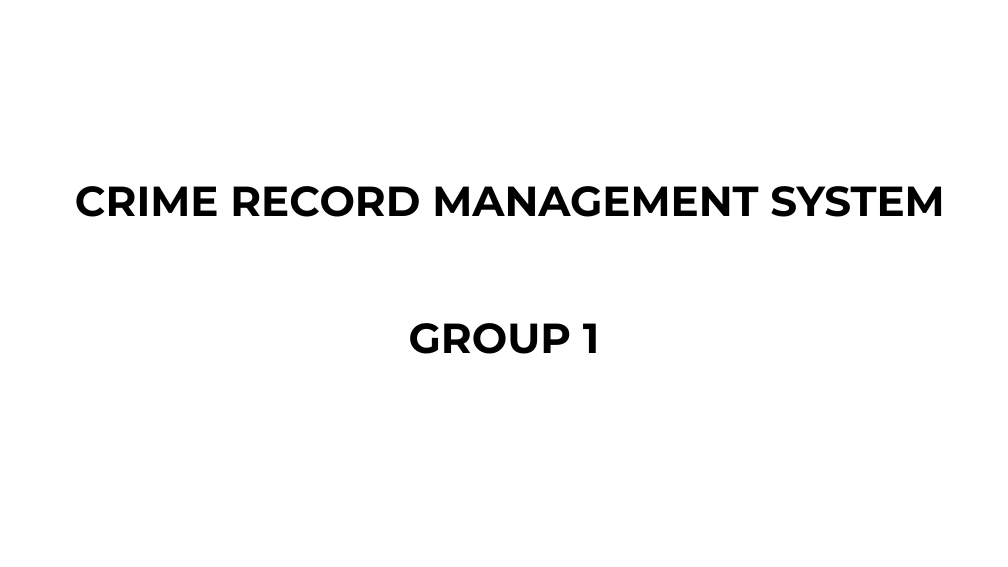
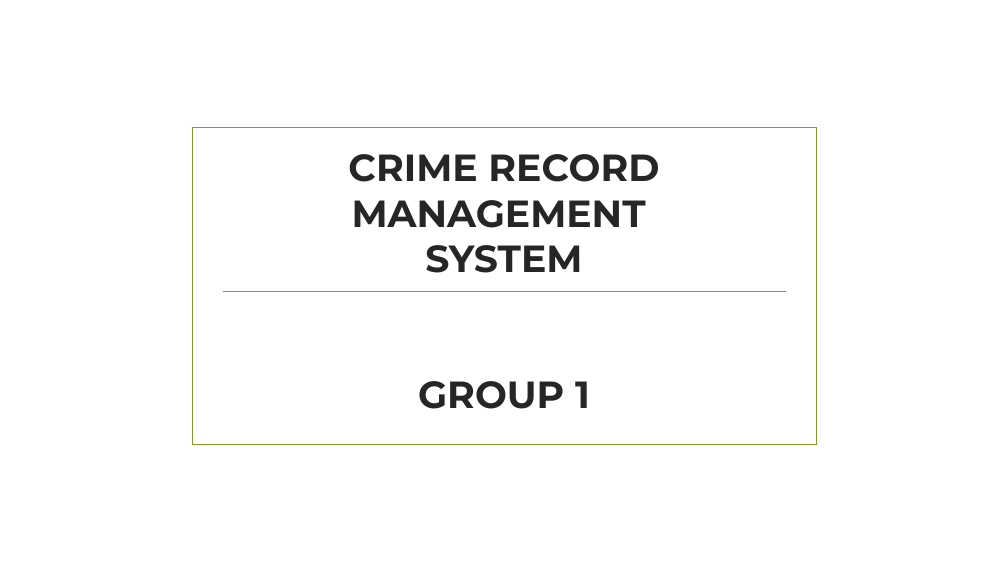
Before and after one commit to Lordwell-Manondo/Crime-Record-management-system, a slide deck: slide 1 of Crime record management system -1.pptx. Drawn at 1008x567 pixels with LibreOffice and Linux fonts; fonts in the diff are those of the drawing; background and template pictures are left out. Boxes give left, top, right and bottom in pixels: in the first picture for what was removed or moved away, otherwise in the second. Text is boxed around its words. In the diff, an @@ line names an element or a change of style, - is before the commit and + after.

```diff
--- a/Crime record management system -1.pptx
+++ b/Crime record management system -1.pptx
@@ title "CRIME RECORD MANAGEMENT SYSTEM GROUP ...": place and size @@
-title "CRIME RECORD MANAGEMENT SYSTEM GROUP ..." at (75,186,944,354)
+title "CRIME RECORD MANAGEMENT SYSTEM GROUP ..." at (348,154,659,409)
@@ title "CRIME RECORD MANAGEMENT SYSTEM GROUP ..." at (348,154,659,409): size 40 to 36 pt, text colour #000000 to #262626; line spacing 0.9 to 1 @@
@@ rectangle added at (193,128,817,445), outline #83992A 1.25 pt @@
@@ line added from (222, 291) to (786, 291), #83992A 1.25 pt @@
```
Also in this commit, not shown: 8 other slides changed, 1 slide added, 3 slides removed, 5 other files.
